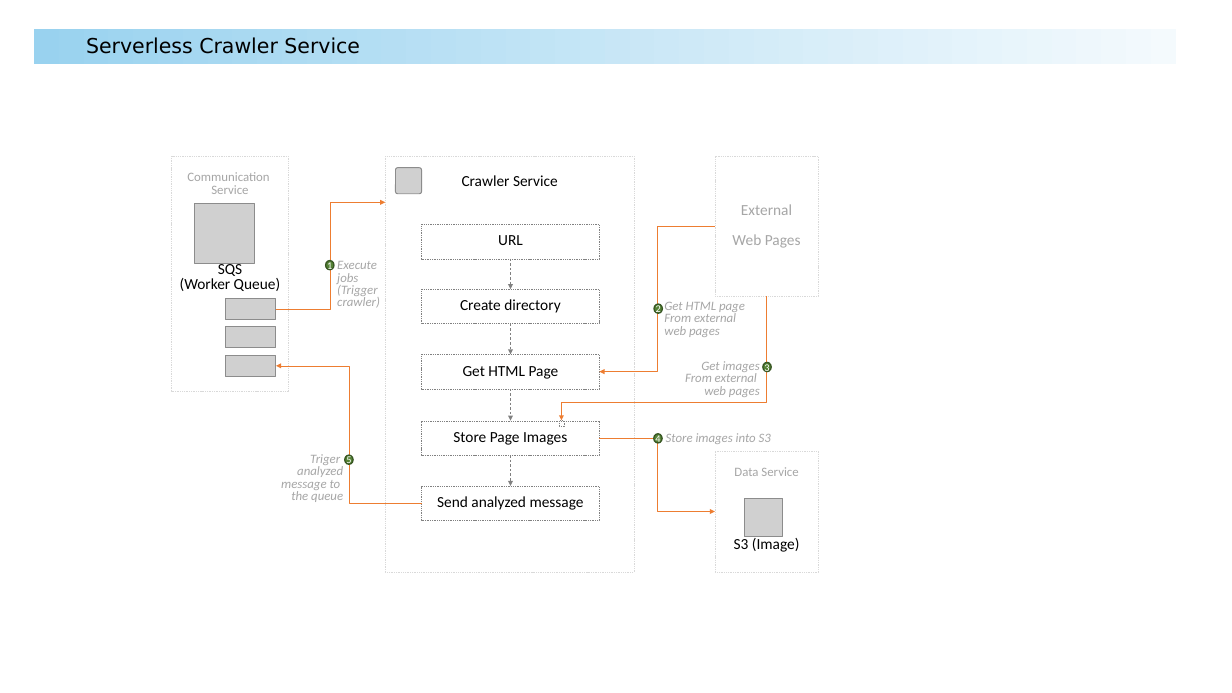
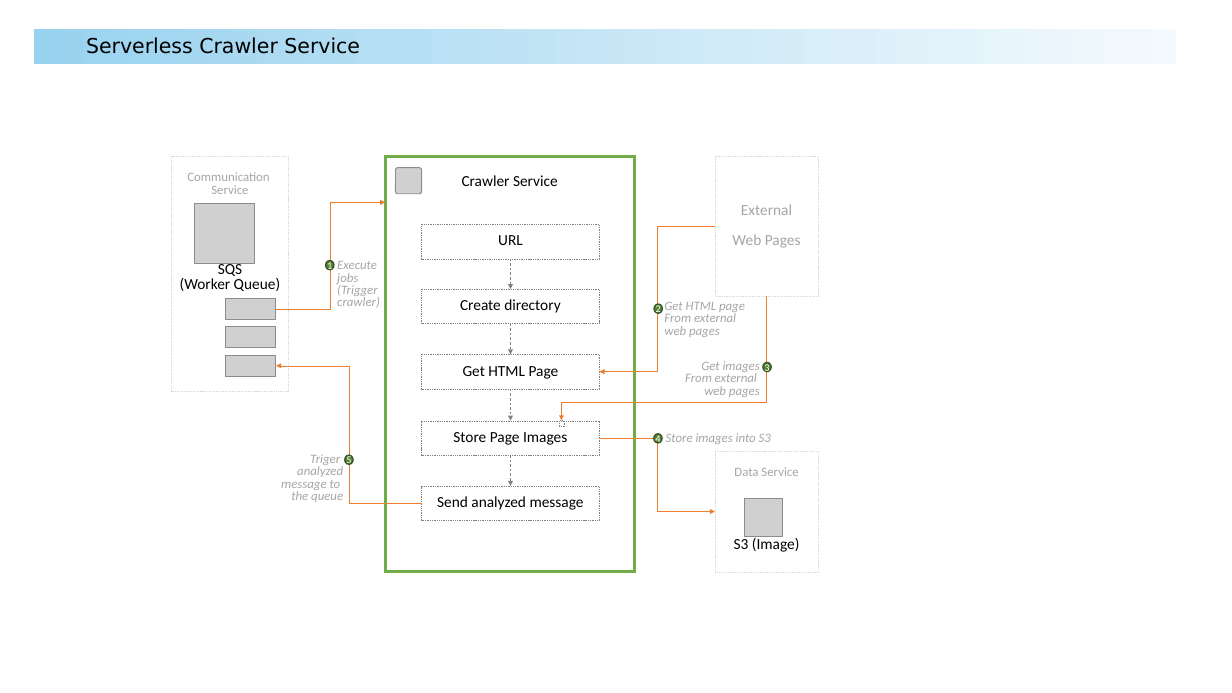
Before and after one commit to shawnginx-ai/nginx-serverless-image-recognition, a slide deck: slide 5 of docs/nginx-serverless-examples.pptx. Drawn at 1232x693 pixels with LibreOffice and Linux fonts; fonts in the diff are those of the drawing; grey boxes stand for pictures; background and template pictures are left out. Boxes give left, top, right and bottom in pixels: in the first picture for what was removed or moved away, otherwise in the second. Text is boxed around its words. In the diff, an @@ line names an element or a change of style, - is before the commit and + after.

Commit message:
design: serverless UI service

```diff
--- a/docs/nginx-serverless-examples.pptx
+++ b/docs/nginx-serverless-examples.pptx
@@ rectangle "Crawler Service" at [385,156,634,571]: outline #D9D9D9 0.25 pt dashed to #70AD47 2 pt @@
```
Also in this commit, not shown: 1 other slide changed, 2 slides added, 2 other files.
